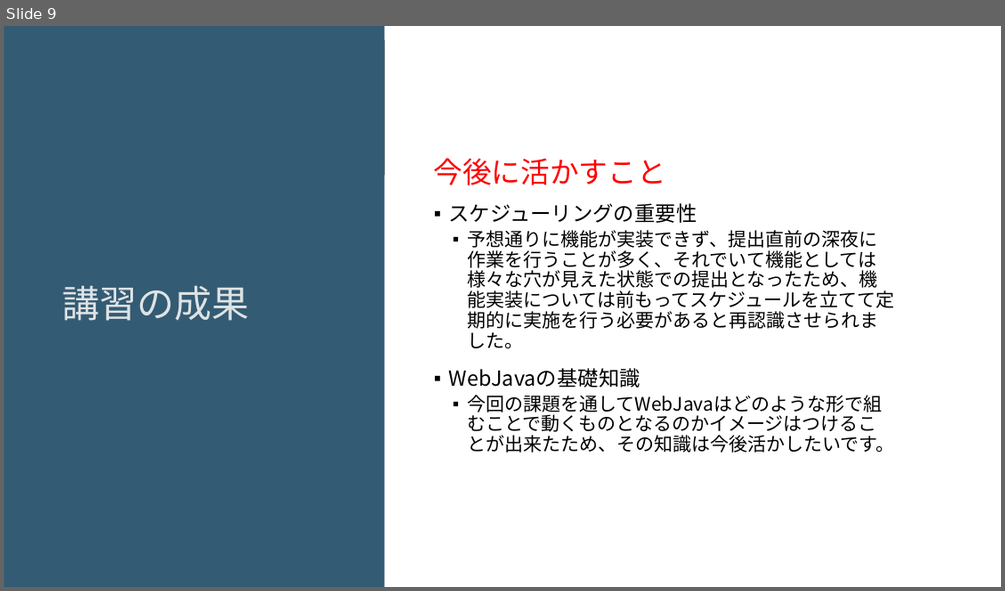
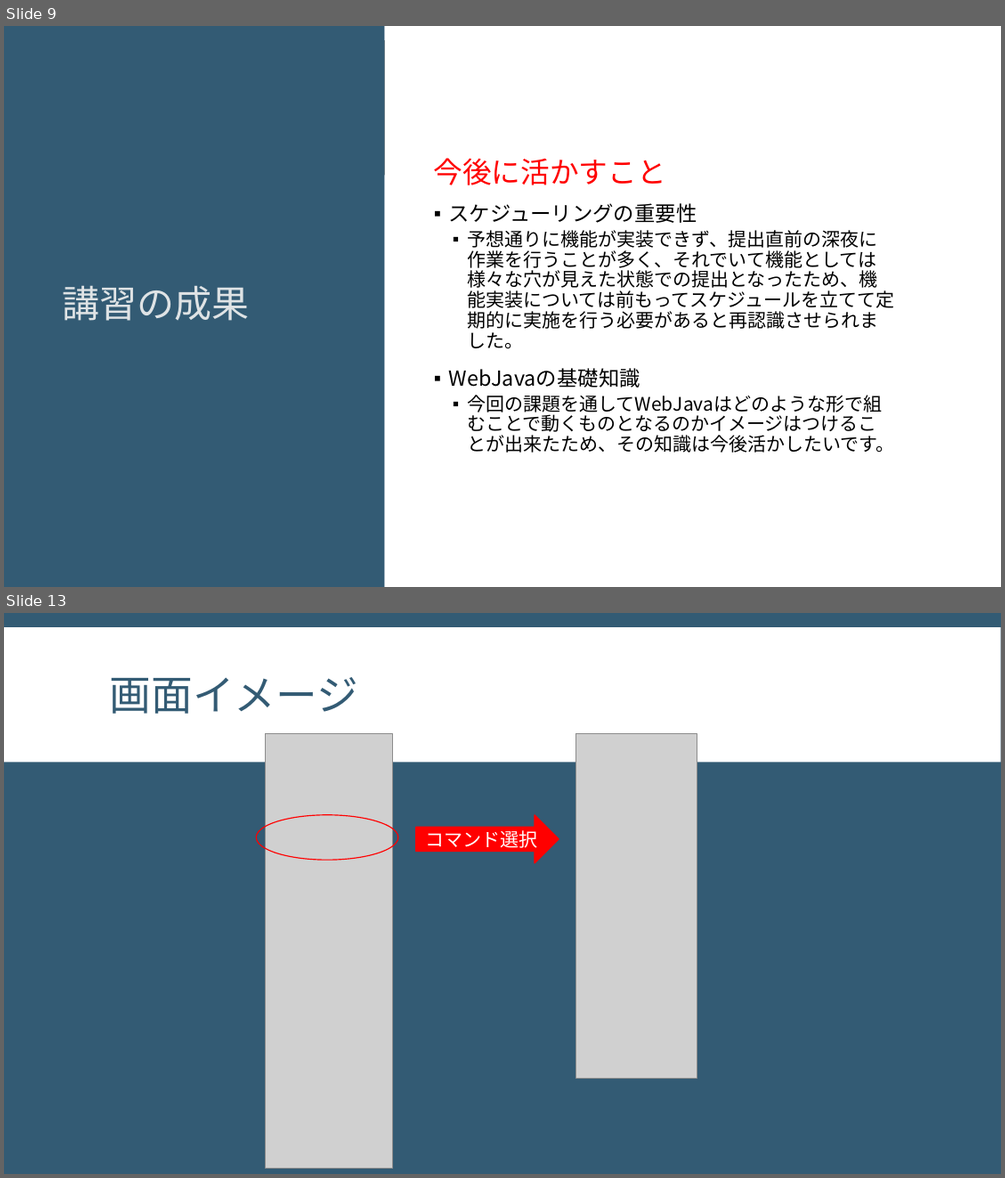
Before and after one commit to AdachiTaro/webjava_3, a slide deck: doc/【201464_安達太郎】虎の穴WebJava初級振り返り.pptx. Shown one above the other, each under a label of ours: slide 9 before the commit, slides 9 and 13 after it; the slides between them are not shown. The pictures are 1005x591 and 1005x1178 pixels, drawn with LibreOffice and Linux fonts; fonts in the diff are those of the drawing; grey boxes stand for pictures. Boxes give left, top, right and bottom in pixels: in the first picture for what was removed or moved away, otherwise in the second. Text is boxed around its words. In the diff, an @@ line names an element or a change of style, - is before the commit and + after.

Commit message:
振り返り資料に画面イメージ追加

```diff
--- a/doc/【201464_安達太郎】虎の穴WebJava初級振り返り.pptx
+++ b/doc/【201464_安達太郎】虎の穴WebJava初級振り返り.pptx
@@ slide 13 added at <box>4,613,1001,1174</box>, background #335B74 @@
@@ rectangle added at <box>4,627,1001,762</box>, fill #FFFFFF @@
@@ title added at <box>110,677,358,714</box>, 40 pt, text #335B74 @@
+画面イメージ
@@ picture added at <box>266,734,393,1168</box> @@
@@ picture added at <box>576,734,696,1078</box> @@
@@ ellipse added at <box>256,815,398,860</box>, outline #FF0000 1 pt @@
@@ right arrow added at <box>416,815,558,863</box>, fill #FF0000, outline #FF0000 1 pt, 18 pt, text #FFFFFF @@
+コマンド選択
```
Also in this commit, not shown: 4 other slides added.
